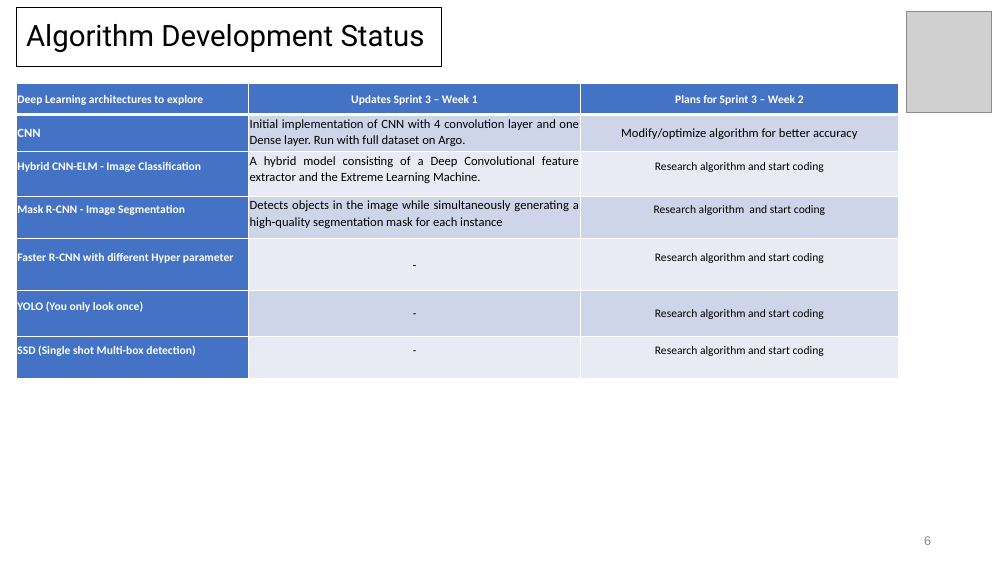
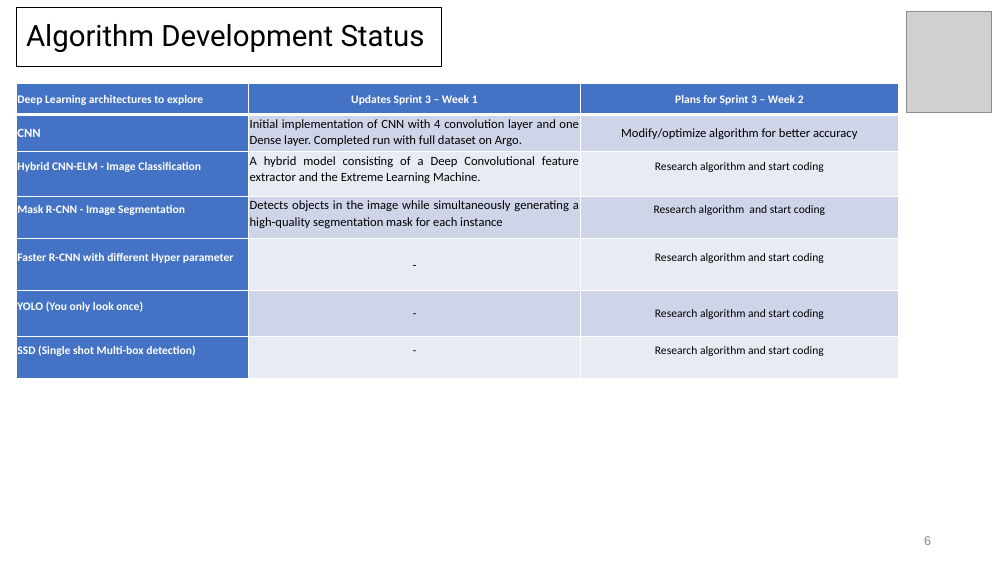
Before and after one commit to coderscraft/simpsons-classification, a slide deck: slide 6 of Documentation/SprintPresentations/Sprint3-Week1.pptx. Drawn at 1008x567 pixels with LibreOffice and Linux fonts; fonts in the diff are those of the drawing; grey boxes stand for pictures. Boxes give left, top, right and bottom in pixels: in the first picture for what was removed or moved away, otherwise in the second. Text is boxed around its words. In the diff, an @@ line names an element or a change of style, - is before the commit and + after.

```diff
--- a/Documentation/SprintPresentations/Sprint3-Week1.pptx
+++ b/Documentation/SprintPresentations/Sprint3-Week1.pptx
@@ table at bbox=[17, 84, 898, 378] @@
-row 2, column 2: Initial implementation of CNN with 4 convolution layer and one Dense layer. Run with full dataset on Argo.
+row 2, column 2: Initial implementation of CNN with 4 convolution layer and one Dense layer. Completed run with full dataset on Argo.
```
